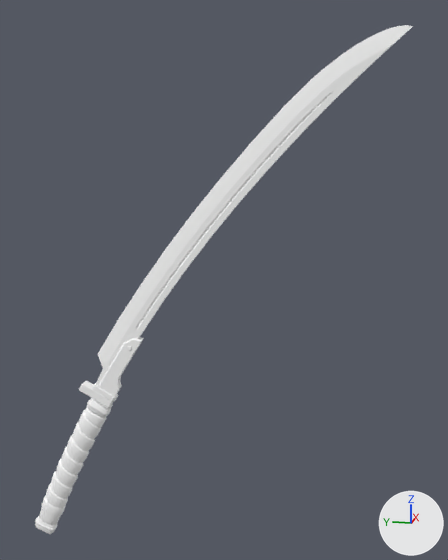
Two versions of the FBX model public/weapon/katana.fbx, one commit apart.
Both versions are drawn from a 50 mm lens placed at (-1.95, -0.66, 1.46), pointed at (0.05, -0.26, 0.96). Every picture has the same lights, and +X, +Y and +Z are marked at lower right. Where no turn or scale is listed for an object, it has been applied to the vertices.

Names of what the first picture shows: 'Katana'.
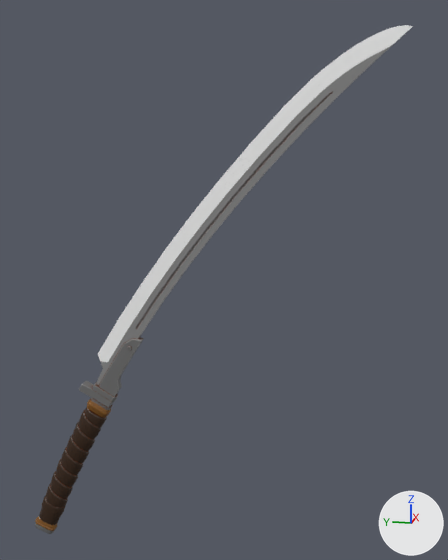
Diff of the bpy script that builds the scene:
```diff
--- a/public/weapon/katana.fbx.py
+++ b/public/weapon/katana.fbx.py
@@ img_katana_jpg @@
+img_katana_jpg = load_image('katana.jpg', 'katana.jpg', 2048, 2048, 'sRGB')
@@ mat_material @@
+mat_material = principled_material('Material')
+mat_material.texture = img_katana_jpg
@@ me_mesh @@
 me_mesh.from_pydata(...)  # 3019 vertices, 5467 faces; spans x -0.03..0.03, y -0.49..0.8, z -1.31..0.51
-me_mesh.materials.append(mat_material__2)  # white #ffffff
+me_mesh.materials.append(mat_material)  # picture img_katana_jpg
```

Pixel boxes [x1, y1, x2, y2] of what changed, in the pictures (448 x 560 px):
'Katana', recoloured
    both: [35, 25, 413, 534]
